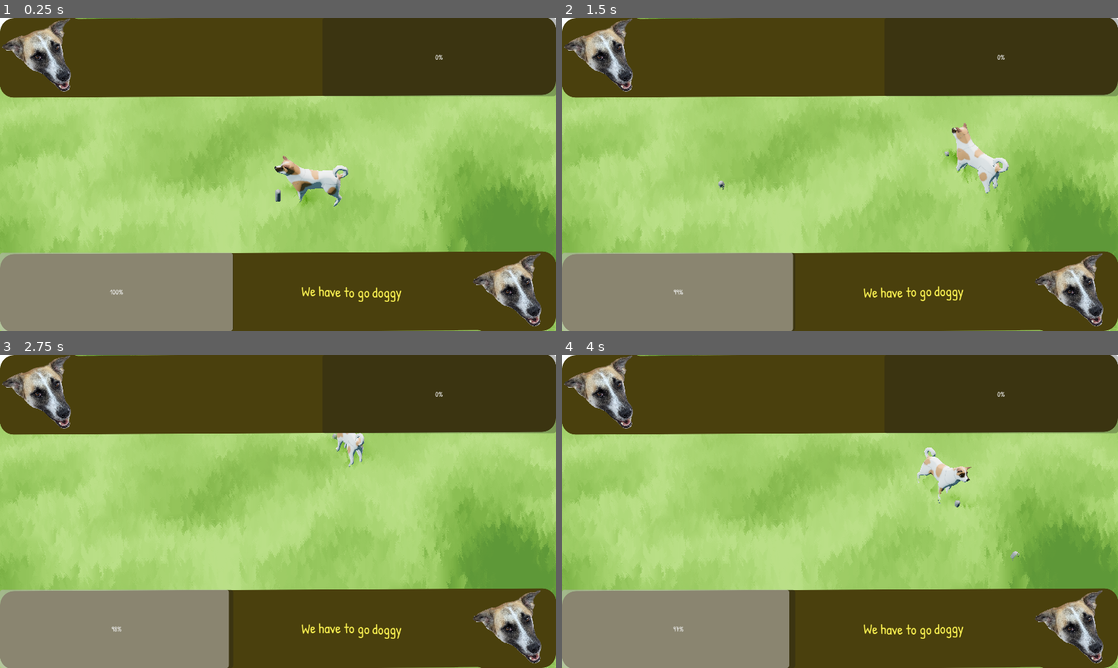
Above: before the commit, frames 1-4 (two rows, left to right).
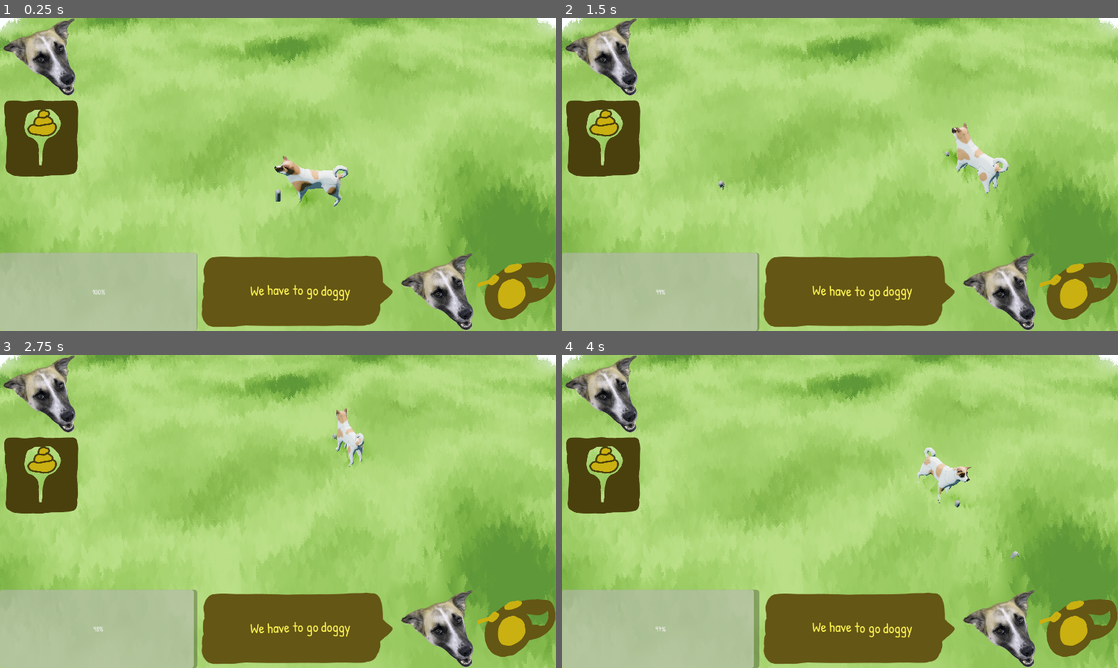
Above: after the commit, the same moments.

Repository: mathijs750/very-serious-game
Game: Godot game, scene res://world.tscn
Two runs of this game, one before a commit and one after it. Both use one fixed random seed, a clock stepped at 60 frames per second and the inputs below.
Inputs (mouse positions are in pixels of both pictures, inside the frame that each line leads up to):
- Up to frame 1 (0.25 s): no input
- Up to frame 2 (1.5 s): move the mouse to (962, 158) at 0.52 s; press the mouse at (962, 158) at 0.53 s; move the mouse to (728, 190) at 1.27 s; release the mouse at (728, 190) at 1.28 s; right-click (728, 190) at 1.35 s; click (728, 190) at 1.42 s
- Up to frame 3 (2.75 s): move the mouse to (333, 442) at 2.02 s; press the mouse at (333, 442) at 2.03 s
- Up to frame 4 (4 s): move the mouse to (812, 574) at 2.77 s; release the mouse at (812, 574) at 2.78 s; right-click (812, 574) at 2.85 s; click (812, 574) at 2.92 s; move the mouse to (1006, 558) at 3.52 s; press the mouse at (1006, 558) at 3.53 s

The runs differ from the first frame. In frame 1, 52% of the frame differs, in the area x 0-100%, y 0-100%; in frame 2, 52%; in frame 3, 52%; in frame 4, 52%.

Commit message:
Add poop bar to ui

Diff:
--- /dev/null
+++ b/poop_meter.gd
@@ -0,0 +1,8 @@
+extends Control
+
+@onready var strip_material: ShaderMaterial = $Guage.material
+
+func set_value(v: float) -> void:
+    # v expected in 0.0–1.0; clamp defensively
+
+    strip_material.set_shader_parameter("value", lerp(0.71, 0.172, clampf(v, 0.0, 1.0)))
--- /dev/null
+++ b/ui/brown_style_box.tres
@@ -0,0 +1,10 @@
+[gd_resource type="StyleBoxTexture" format=3 uid="uid://bqp864u4ouxr3"]
+
+[ext_resource type="Texture2D" uid="uid://ceudcq4rj00iv" path="res://ui/background_panel_speach.png" id="1_248re"]
+
+[resource]
+texture = ExtResource("1_248re")
+texture_margin_left = 83.0
+texture_margin_top = 32.0
+texture_margin_right = 32.0
+texture_margin_bottom = 32.0
--- /dev/null
+++ b/ui/brown_style_box_speach.tres
@@ -0,0 +1,10 @@
+[gd_resource type="StyleBoxTexture" format=3 uid="uid://bdcxvn05wqlii"]
+
+[ext_resource type="Texture2D" uid="uid://ci31fqvjg0bww" path="res://ui/background_panel.png" id="1_1ojre"]
+
+[resource]
+texture = ExtResource("1_1ojre")
+texture_margin_left = 32.0
+texture_margin_top = 32.0
+texture_margin_right = 32.0
+texture_margin_bottom = 32.0
--- /dev/null
+++ b/ui/gauge_strip.gdshader
@@ -0,0 +1,13 @@
+shader_type canvas_item;
+
+uniform sampler2D strip_texture : source_color, filter_linear, repeat_disable;
+uniform float value : hint_range(0.0, 1.0) = 0.0;
+
+uniform float window_fraction : hint_range(0.0, 1.0) = 0.2; // 128 of 512
+
+void fragment() {
+    float scroll_range = 1.0 - window_fraction;
+    float window_start = clamp(value, 0.0, 1.0) * scroll_range;
+    vec2 strip_uv = vec2(UV.x, window_start + UV.y * window_fraction);
+    COLOR = texture(strip_texture, strip_uv);
+}
--- /dev/null
+++ b/ui/poop_meter.tscn
@@ -0,0 +1,37 @@
+[gd_scene format=3 uid="uid://dp6eqpmyn8ek8"]
+
+[ext_resource type="Script" uid="uid://dofevvvnooece" path="res://poop_meter.gd" id="1_lxbbe"]
+[ext_resource type="Shader" uid="uid://d1xpf02hn7mao" path="res://ui/gauge_strip.gdshader" id="2_whi6s"]
+[ext_resource type="Texture2D" uid="uid://edphgny2f74" path="res://ui/poop.png" id="3_l3ifj"]
+[ext_resource type="Texture2D" uid="uid://csy35erfu8dnn" path="res://ui/poop_bar.png" id="4_tb7kg"]
+
+[sub_resource type="ShaderMaterial" id="ShaderMaterial_g4v7s"]
+shader = ExtResource("2_whi6s")
+shader_parameter/strip_texture = ExtResource("3_l3ifj")
+shader_parameter/value = 0.710000033725
+shader_parameter/window_fraction = 0.5330000253175
+
+[node name="PoopMeter" type="Control" unique_id=278931982]
+layout_mode = 3
+anchors_preset = 15
+anchor_right = 1.0
+anchor_bottom = 1.0
+grow_horizontal = 2
+grow_vertical = 2
+script = ExtResource("1_lxbbe")
+
+[node name="Guage" type="TextureRect" parent="." unique_id=1711680053]
+material = SubResource("ShaderMaterial_g4v7s")
+layout_mode = 0
+offset_left = 22.0
+offset_top = 22.0
+offset_right = 278.0
+offset_bottom = 278.0
+scale = Vector2(0.8, 0.8)
+texture = ExtResource("4_tb7kg")
+
+[node name="Frame" type="TextureRect" parent="." unique_id=1439880458]
+layout_mode = 0
+offset_right = 256.0
+offset_bottom = 256.0
+texture = ExtResource("4_tb7kg")
--- a/ui/silly.tres
+++ b/ui/silly.tres
@@ -1,13 +1,15 @@
 [gd_resource type="Theme" format=3 uid="uid://cjk2jlsvgfl4s"]
 
 [ext_resource type="FontFile" uid="uid://k8yf4jv3lgk3" path="res://fonts/PatrickHand-Regular.ttf" id="1_mb6mw"]
-[ext_resource type="StyleBox" uid="uid://cue1qul7eq3u0" path="res://ui/brown_style_box_flat.tres" id="2_uy3bk"]
+[ext_resource type="StyleBox" uid="uid://bqp864u4ouxr3" path="res://ui/brown_style_box.tres" id="2_uy3bk"]
+
+[sub_resource type="StyleBoxEmpty" id="StyleBoxEmpty_g4v7s"]
 
 [resource]
 Label/colors/font_color = Color(0.99607843, 0.9607843, 0.32156864, 1)
 Label/font_sizes/font_size = 32
 Label/fonts/font = ExtResource("1_mb6mw")
 Panel/styles/panel = ExtResource("2_uy3bk")
-PanelContainer/styles/panel = ExtResource("2_uy3bk")
+PanelContainer/styles/panel = SubResource("StyleBoxEmpty_g4v7s")
 RichTextLabel/colors/default_color = Color(0.99607843, 0.9607843, 0.32156864, 1)
 RichTextLabel/font_sizes/normal_font_size = 32
--- a/ui/ui.gd
+++ b/ui/ui.gd
@@ -80,8 +80,8 @@
 func _update_meters() -> void:
   if has_node("%PatienceBar"):
     %PatienceBar.value = patience_left / PATIENCE_MAX * 100.0
-  if has_node("%PoopBar"):
-    %PoopBar.value = poop_energy * 100.0
+  if has_node("%PoopMeter"):
+    %PoopMeter.set_value(poop_energy)
 
 
 
@@ -100,13 +100,14 @@
 func update_text() -> void:
   var my_gen := _start_new_cycle()
 
-  %RichTextLabel.text = ""
+  %DogBubble.hide()
   await get_tree().create_timer(5.0).timeout
 
   if not _is_current(my_gen):
     return  # a spin (or another call) happened while we were waiting — abandon this update
 
-  %RichTextLabel.text = "[wave amp=50.0 freq=5.0 connected=1]%s[/wave]" % messages.pick_random()
+  %DogBubble.show()
+  %DogBubble.get_child(0).text = "[wave amp=50.0 freq=5.0 connected=1]%s[/wave]" % messages.pick_random()
   $bark.play()
 
 func _on_dog_full_spin_completed(direction: int) -> void:
@@ -116,9 +117,11 @@
     spin_multiplier += 1.0
 
   if direction == 1:
-    %RichTextLabel.text = "[wave amp=50.0 freq=-1.0 connected=1]%s[/wave]" % messages_CCW.pick_random()
+    %DogBubble.show()
+    %DogBubble.get_child(0).text = "[wave amp=50.0 freq=-1.0 connected=1]%s[/wave]" % messages_CCW.pick_random()
   else:
-    %RichTextLabel.text = "[wave amp=50.0 freq=1.0 connected=1]%s[/wave]" % messages_CW.pick_random()
+    %DogBubble.show()
+    %DogBubble.get_child(0).text = "[wave amp=50.0 freq=1.0 connected=1]%s[/wave]" % messages_CW.pick_random()
   $bark.play()
 
   await get_tree().create_timer(1.0).timeout
@@ -134,7 +137,8 @@
   spin_multiplier = 1.0
 
   var my_gen := _start_new_cycle()  # invalidate idle-text timer
-  %RichTextLabel.text = "[wave amp=50.0 freq=3.0 connected=1]%s[/wave]" % messages_squat.pick_random()
+  %DogBubble.show()
+  %DogBubble.get_child(0).text = "[wave amp=50.0 freq=3.0 connected=1]%s[/wave]" % messages_squat.pick_random()
 
   await get_tree().create_timer(1.0).timeout
   if not _is_current(my_gen):
--- a/ui/ui.tscn
+++ b/ui/ui.tscn
@@ -2,7 +2,9 @@
 
 [ext_resource type="Script" uid="uid://cmnmr47ynei0x" path="res://ui/ui.gd" id="1_ks8t7"]
 [ext_resource type="Texture2D" uid="uid://bbafqjfljkqef" path="res://ui/demi.png" id="1_nb4k0"]
+[ext_resource type="PackedScene" uid="uid://dp6eqpmyn8ek8" path="res://ui/poop_meter.tscn" id="3_vkava"]
 [ext_resource type="AudioStream" uid="uid://cthteuqyhji56" path="res://sound/barks.tres" id="3_wl5ax"]
+[ext_resource type="Texture2D" uid="uid://snju558e5gnc" path="res://ui/leash.png" id="4_tf0e0"]
 
 [node name="ui" type="Control" unique_id=118455921]
 layout_mode = 3
@@ -13,20 +15,16 @@
 grow_vertical = 2
 script = ExtResource("1_ks8t7")
 
-[node name="DogPanel" type="Panel" parent="." unique_id=325155056]
+[node name="DogPanel" type="PanelContainer" parent="." unique_id=987345943]
 layout_mode = 1
 anchors_preset = 10
 anchor_right = 1.0
+offset_right = -680.0
 offset_bottom = 180.0
 grow_horizontal = 2
 
 [node name="HSplitContainer" type="HBoxContainer" parent="DogPanel" unique_id=587659079]
-layout_mode = 1
-anchors_preset = 15
-anchor_right = 1.0
-anchor_bottom = 1.0
-grow_horizontal = 2
-grow_vertical = 2
+layout_mode = 2
 
 [node name="PanelContainer" type="PanelContainer" parent="DogPanel/HSplitContainer" unique_id=84312525]
 layout_mode = 2
@@ -36,16 +34,20 @@
 texture = ExtResource("1_nb4k0")
 expand_mode = 3
 
-[node name="Panel" type="Panel" parent="DogPanel/HSplitContainer" unique_id=721416155]
+[node name="DogBubble" type="Panel" parent="DogPanel/HSplitContainer" unique_id=721416155]
+unique_name_in_owner = true
 layout_mode = 2
 size_flags_horizontal = 3
 
-[node name="RichTextLabel" type="RichTextLabel" parent="DogPanel/HSplitContainer/Panel" unique_id=1174005128]
-unique_name_in_owner = true
+[node name="RichTextLabel" type="RichTextLabel" parent="DogPanel/HSplitContainer/DogBubble" unique_id=1174005128]
 layout_mode = 1
 anchors_preset = 15
 anchor_right = 1.0
 anchor_bottom = 1.0
+offset_left = 58.0
+offset_top = 35.0
+offset_right = -36.0
+offset_bottom = -39.0
 grow_horizontal = 2
 grow_vertical = 2
 bbcode_enabled = true
@@ -54,13 +56,15 @@
 horizontal_alignment = 1
 vertical_alignment = 1
 
-[node name="PoopBar" type="ProgressBar" parent="DogPanel/HSplitContainer" unique_id=1979486867]
+[node name="PoopMeter" parent="DogPanel" unique_id=278931982 instance=ExtResource("3_vkava")]
 unique_name_in_owner = true
 layout_mode = 2
-size_flags_horizontal = 3
-size_flags_vertical = 1
+size_flags_stretch_ratio = 0.0
+offset_transform_enabled = true
+offset_transform_position_ratio = Vector2(-0.135, 0.885)
+offset_transform_scale = Vector2(0.71, 0.71)
 
-[node name="HumanPanel" type="Panel" parent="." unique_id=281726404]
+[node name="HumanPanel" type="PanelContainer" parent="." unique_id=291243864]
 layout_mode = 1
 anchors_preset = 12
 anchor_top = 1.0
@@ -71,12 +75,7 @@
 grow_vertical = 0
 
 [node name="HSplitContainer" type="HBoxContainer" parent="HumanPanel" unique_id=592440876]
-layout_mode = 1
-anchors_preset = 15
-anchor_right = 1.0
-anchor_bottom = 1.0
-grow_horizontal = 2
-grow_vertical = 2
+layout_mode = 2
 
 [node name="PatienceBar" type="ProgressBar" parent="HumanPanel/HSplitContainer" unique_id=1334723019]
 unique_name_in_owner = true
@@ -84,17 +83,26 @@
 size_flags_horizontal = 3
 size_flags_vertical = 1
 
-[node name="Panel" type="Panel" parent="HumanPanel/HSplitContainer" unique_id=1060308235]
+[node name="HumanBubble" type="Panel" parent="HumanPanel/HSplitContainer" unique_id=1060308235]
+unique_name_in_owner = true
 layout_mode = 2
 size_flags_horizontal = 3
+offset_transform_enabled = true
+offset_transform_scale = Vector2(-1, -1)
 
-[node name="RichTextLabel" type="RichTextLabel" parent="HumanPanel/HSplitContainer/Panel" unique_id=1532793074]
+[node name="RichTextLabel" type="RichTextLabel" parent="HumanPanel/HSplitContainer/HumanBubble" unique_id=1532793074]
 layout_mode = 1
 anchors_preset = 15
 anchor_right = 1.0
 anchor_bottom = 1.0
+offset_left = 39.0
+offset_top = 36.0
+offset_right = -52.0
+offset_bottom = -30.0
 grow_horizontal = 2
 grow_vertical = 2
+offset_transform_enabled = true
+offset_transform_scale = Vector2(-1, -1)
 bbcode_enabled = true
 text = "[wave amp=20.0 freq=7.0 connected=1]We have to go doggy[/wave]
 "
@@ -109,5 +117,13 @@
 texture = ExtResource("1_nb4k0")
 expand_mode = 3
 
+[node name="PanelContainer2" type="PanelContainer" parent="HumanPanel/HSplitContainer" unique_id=1178902804]
+layout_mode = 2
+
+[node name="avatar" type="TextureRect" parent="HumanPanel/HSplitContainer/PanelContainer2" unique_id=362812825]
+layout_mode = 2
+texture = ExtResource("4_tf0e0")
+expand_mode = 3
+
 [node name="bark" type="AudioStreamPlayer3D" parent="." unique_id=2137032109]
 stream = ExtResource("3_wl5ax")
Not shown, added: poop_meter.gd.uid
Binary file added: ui/background_panel.png
Not shown, added: ui/background_panel.png.import
Binary file added: ui/background_panel_speach.png
Not shown, added: ui/background_panel_speach.png.import
Binary file changed: ui/demi.png
Not shown, added: ui/gauge_strip.gdshader.uid
Binary file added: ui/leash.png
Not shown, added: ui/leash.png.import
Binary file added: ui/leash_warn.png
Not shown, added: ui/leash_warn.png.import
Binary file added: ui/poop.png
(and 3 more such lines)
